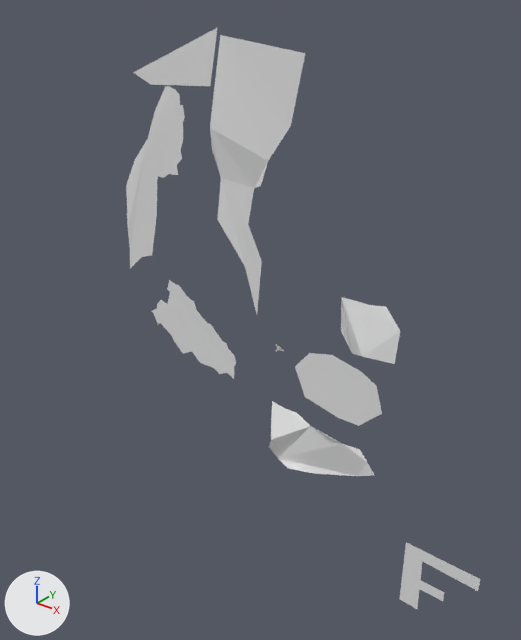
The Blender file source-assets/mesh.blend, before and after one commit.
The view is the same before and after, from a 50 mm camera at (786.0, -1042.0, 697.0) aimed at (-126.0, 97.0, -10.0). Every picture has the same lights, and +X, +Y and +Z are marked at lower left.
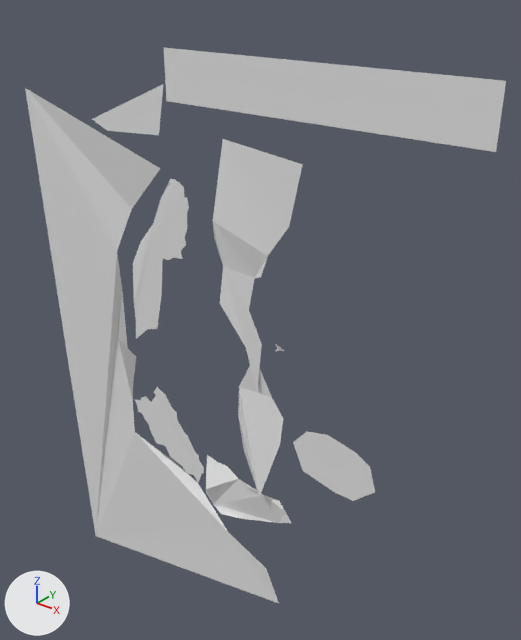
Commit message: Falling part of first level

Boxes (x1, y1, x2, y2) around the edits, measured in the pictures (521 x 640 px):
'Plane.005', added: after (25, 88, 279, 603)
'Plane.009', added: after (164, 48, 506, 152)
'Plane.007', moved: before (210, 35, 305, 314); after (213, 139, 303, 390)
'Plane', moved: before (126, 86, 185, 268); after (133, 179, 189, 339)
'Plane.001', moved: before (295, 353, 382, 426); after (293, 431, 375, 501)
'Plane.003', moved: before (269, 401, 374, 476); after (206, 455, 291, 523)
'Plane.002', reshaped, moved (23% narrower, 94% taller): before (341, 297, 400, 364); after (238, 366, 283, 497)
'Plane.004', moved, turned: before (151, 279, 236, 379); after (135, 386, 204, 483)
'Plane.008', moved: before (133, 28, 217, 86); after (92, 84, 163, 135)
'Plane.006', deleted: before (400, 542, 480, 609)

The change, as a list of edits to the scene's bpy script:
```text
Change me_plane_003:
    where me_plane_003.from_pydata(...)  # 8 vertices, 1 face; spans x -67.7..61.3, y -17.1..14.3, z -59.8..52.4
    used by ob_plane_002; location = (204.0, -4.0, 105.0)
    me_plane_003 part 1
    me_plane_003.vertices[0].co: (-32.7, 6.2, -59.8) -> (-49.5, 6.2, -113.6)  # pixel (352, 353) -> pixel (243, 449)
    me_plane_003.vertices[5].co: (2.1, -17.1, -43.8) -> (15.5, -17.1, -201.9)  # pixel (362, 356) -> pixel (259, 497)
    me_plane_003.vertices[7].co: (-3.0, 7.1, 49.6) -> (-16.5, 7.1, 142.1)  # pixel (369, 304) -> pixel (254, 356)
Add me_plane_013:
    me_plane_013.from_pydata([(-50.0, -50.0, 0.0), (630.0, -55.0, 0.0), (-50.0, 50.0, 0.0), (630.0, 45.0, 0.0)], [], [(0, 1, 3, 2)])
Add me_plane_007:
    me_plane_007.from_pydata([(156.0, -569.0, 4.0), (148.0, -287.0, 23.0), (-134.0, 282.0, 0.0), (330.0, 164.0, 18.0), (638.0, -870.0, 0.0), (598.0, -778.0, 1.0), (-83.0, -1067.0, 0.0), (475.0, -736.0, -1.0), (355.0, -649.0, -20.0), (283.0, -605.0, -4.0), (152.0, -477.0, -2.0), (158.0, -416.0, -5.0), (169.0, -345.0, -12.0), (140.0, -166.0, -10.0), (155.0, -60.0, 7.0), (208.0, 50.0, -2.0)], [], [(0, 10, 11, 12, 1, 13, 14, 15, 3, 2, 6, 4, 5, 7, 8, 9)])
Change ob_plane:
    ob_plane.location: (-349.0, 0.0, 289.0) -> (-349.0, 0.0, 104.0)
Change ob_plane_001:
    ob_plane_001.location: (145.0, 0.0, -41.0) -> (145.0, 0.0, -226.0)
Change ob_plane_002:
    ob_plane_002.location: (204.0, -4.0, 105.0) -> (-50.0, -4.0, -184.0)
Change ob_plane_003:
    ob_plane_003.location: (84.0, 0.0, -201.0) -> (-116.0, 0.0, -434.0)
Change ob_plane_004:
    ob_plane_004.location: (-247.0, 0.0, -29.0) -> (-342.0, 0.0, -344.0)
    ob_plane_004.rotation_euler: (0.0, 0.544, 0.0) -> (0.0, 0.826, 0.0)  # degrees (0, 31, 0) -> degrees (0, 47, 0)
Remove ob_plane_006:
    ob_plane_006 = bpy.data.objects.new('Plane.006', me_plane_008)
    ob_plane_006.location = (400.0, 0.0, -406.0)
    ob_plane_006.rotation_euler = (1.571, 0.0, 0.0)  # degrees (90, 0, 0)
    ob_plane_006.scale = (5.17, 5.17, 5.17)
Change ob_plane_007:
    ob_plane_007.location: (-98.0, 0.0, 354.0) -> (-98.0, 0.0, 169.0)
Change ob_plane_008:
    ob_plane_008.location: (-257.0, 0.0, 570.0) -> (-403.0, 0.0, 461.0)
Add ob_plane_009:
    ob_plane_009 = bpy.data.objects.new('Plane.009', me_plane_013)
    ob_plane_009.location = (-237.0, 0.0, 511.0)
    ob_plane_009.rotation_euler = (1.571, 0.0, 0.0)  # degrees (90, 0, 0)
Add ob_plane_005:
    ob_plane_005 = bpy.data.objects.new('Plane.005', me_plane_007)
    ob_plane_005.location = (-627.0, 0.0, 164.0)
    ob_plane_005.rotation_euler = (1.571, 0.0, 0.0)  # degrees (90, 0, 0)
```
